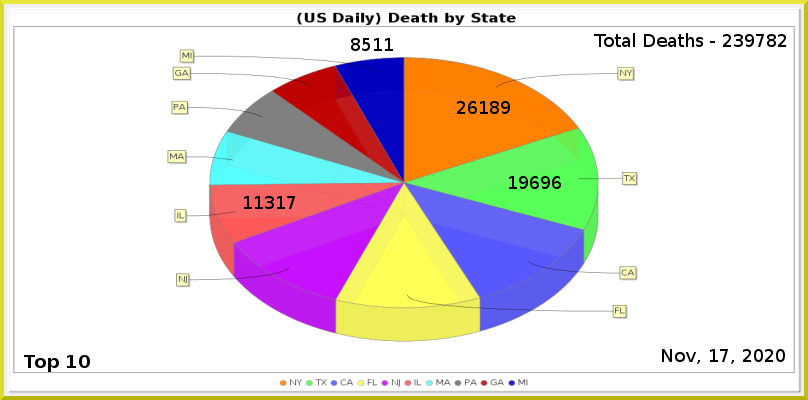
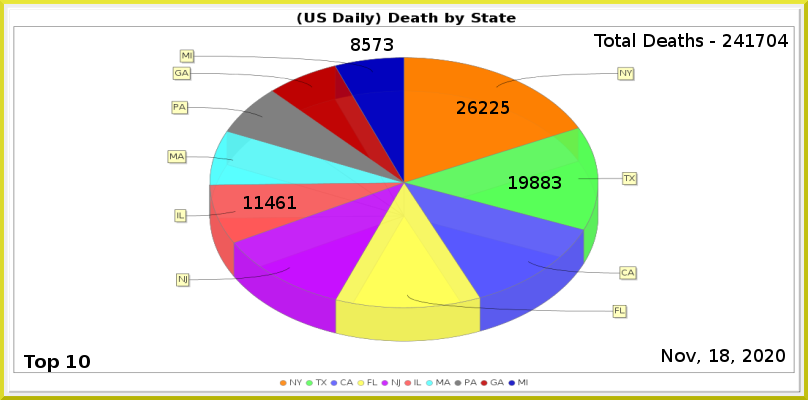
Comparing the layer stacks of the two 808 x 400 images. Changes:
painted on "Least" over [373, 38, 393, 51]
painted on "6" over [265, 196, 296, 209]
painted on "2" over [530, 176, 561, 189]
painted on "1" over [479, 101, 510, 114]
renamed "Total Deaths - 239782" to "Total Deaths - 241704", painted on it over [734, 34, 788, 47]
painted on "Current Date" over [720, 349, 729, 362]
